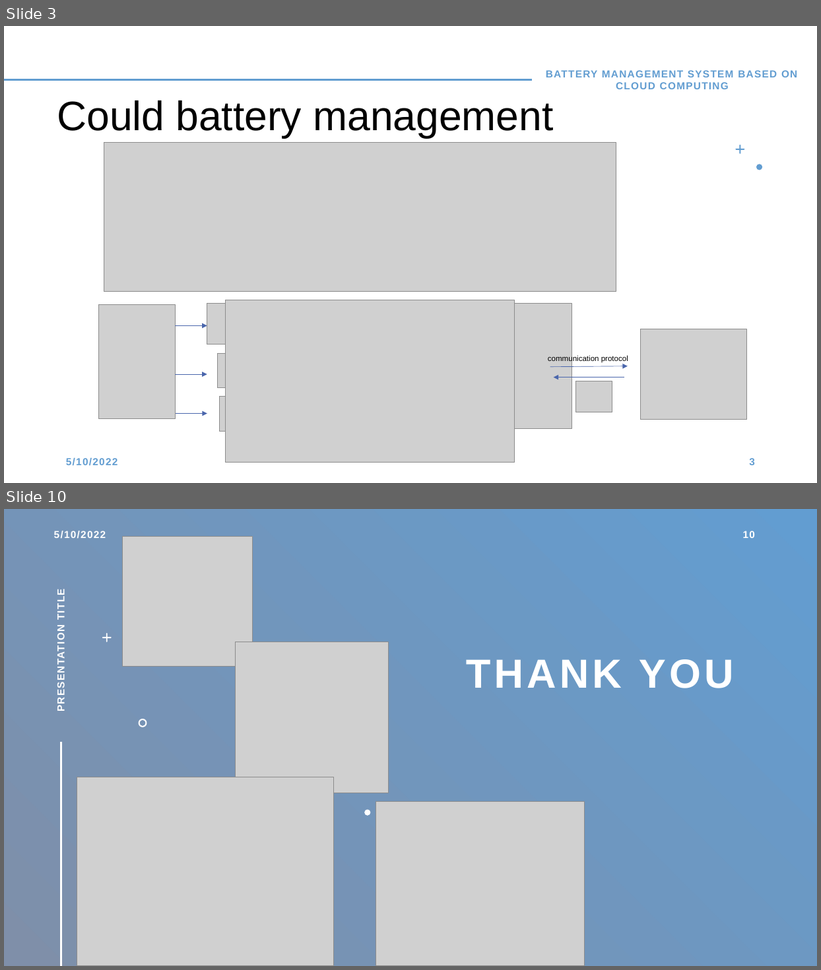
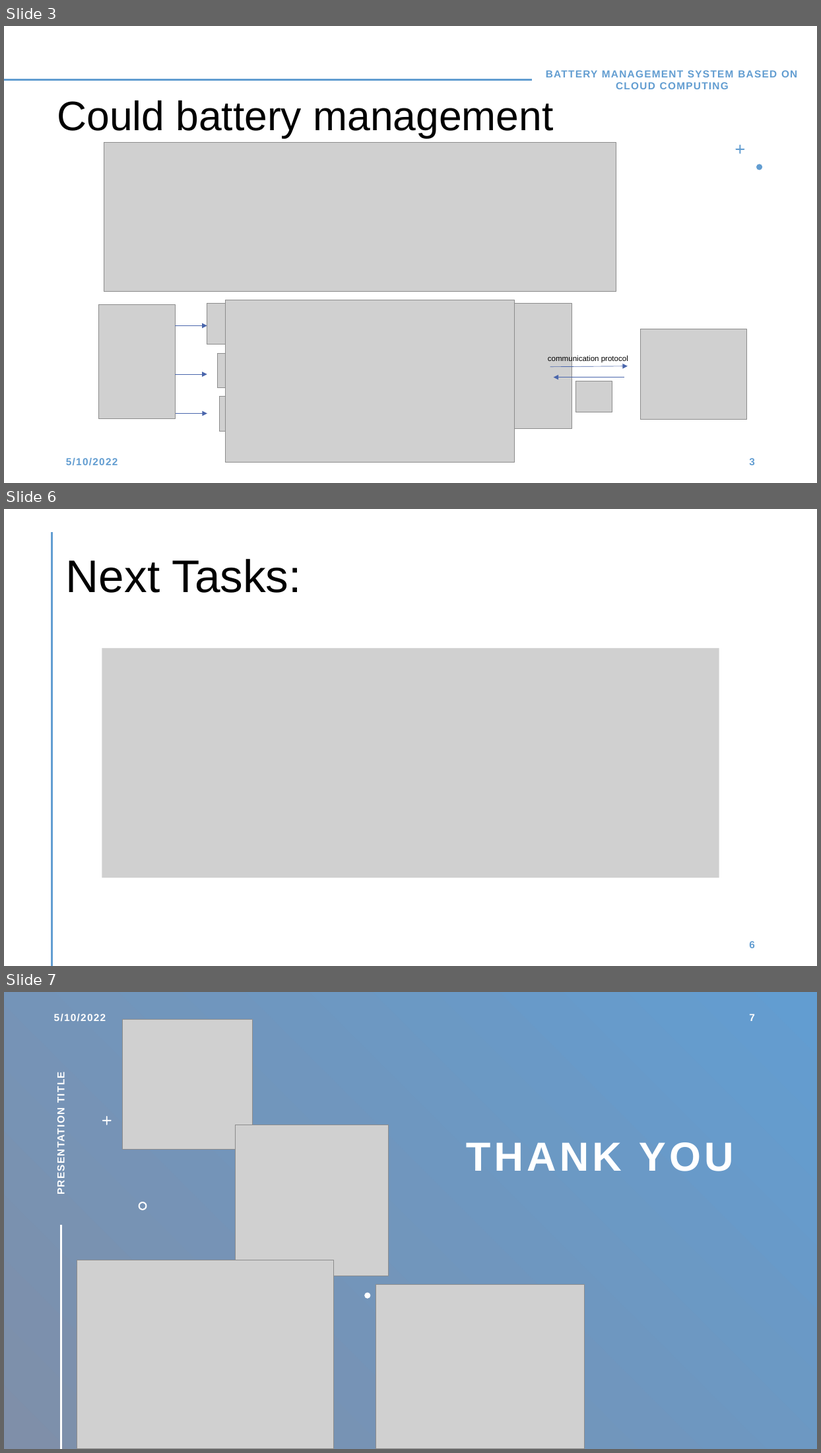
Before and after one commit to MohamedElsyed2/BMS-for-Electric-Vehicles-, a slide deck: Presentation 02.11.2022/Presentation 21.11.2022.pptx. Shown one above the other, each under a label of ours: slides 3 and 10 before the commit, slides 3, 6 and 7 after it; the slides between them are not shown. The pictures are 821x970 and 821x1453 pixels, drawn with LibreOffice and Linux fonts; fonts in the diff are those of the drawing; grey boxes stand for pictures. Boxes give left, top, right and bottom in pixels: in the first picture for what was removed or moved away, otherwise in the second. Text is boxed around its words. In the diff, an @@ line names an element or a change of style, - is before the commit and + after.

```diff
--- a/Presentation 02.11.2022/Presentation 21.11.2022.pptx
+++ b/Presentation 02.11.2022/Presentation 21.11.2022.pptx
@@ slide 6 added at (4,509,817,966), background #FFFFFF @@
@@ line added from (52, 533) to (52, 966), #7F8FA9 2 pt @@
@@ title added at (66,559,301,593), 54 pt, text #000000 @@
+Next Tasks:
@@ picture added at (102,648,719,878) @@
@@ page number added at (749,941,755,949), 12 pt, text #629DD1, bold @@
+6
@@ what was slide 10 is now slide 7 @@
@@ page number at (749,1014,755,1021): text changed @@
-10
+7
```
Also in this commit, not shown: 1 slide changed, 1 other slide added, 5 slides removed, 13 other files.
